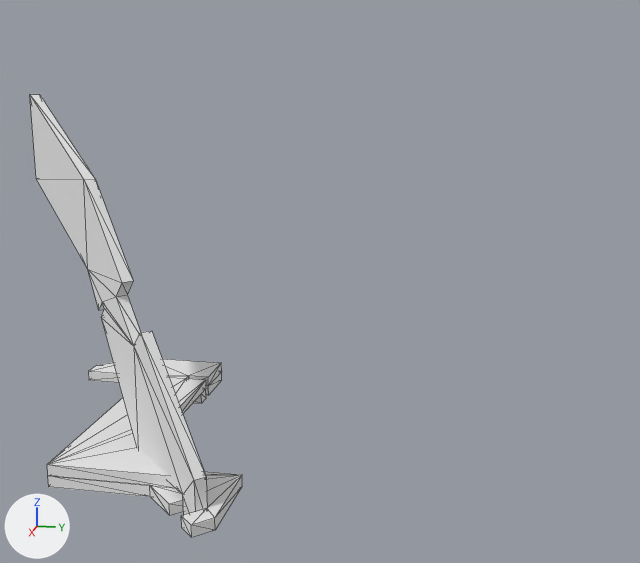
An edit to the OBJ model drake/examples/HAMR-URDF/meshes/RLL4.obj, drawn before and after from the same camera.
One viewpoint serves both versions: a 50 mm lens placed at (0.01971, 0.00917, 0.00768), pointed at (0.00248, 0.00572, 0.00337). Arrows for +X, +Y and +Z are at lower left; the lights stay in place. Mesh edges are drawn as thin lines. Where no turn or scale is listed for an object, it has been applied to the vertices. Vertices at the same position are counted once.

Objects in the first picture: 'RLL4'.
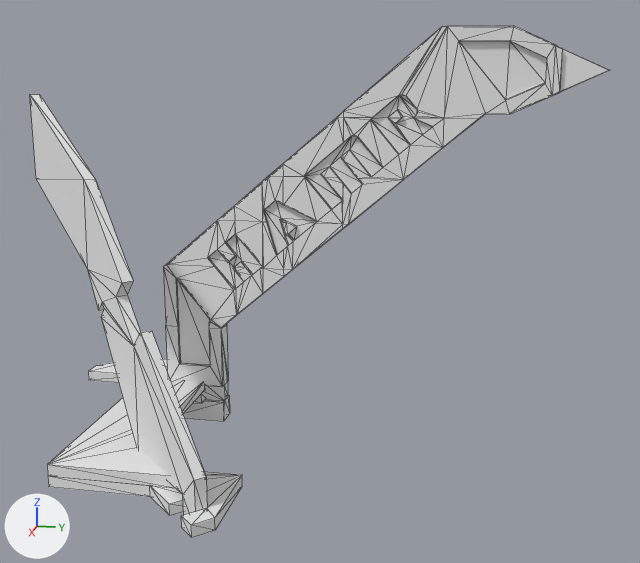
Changed parts and their boxes [x1, y1, x2, y2] in the pictures (640 x 563 px; the box of a moved part takes in the faces that stretch with it):
'RLL4', reshaped (173% wider, 15% taller): before [30, 94, 242, 538]; after [30, 26, 611, 538]
part 1 of me_rll4, added: after [163, 26, 611, 421]
part 2 of me_rll4, moved or reshaped: before [182, 380, 206, 413]; after [182, 384, 205, 413]

What the commit changed:
me_rll4 is used by ob_rll4; location (0.0, 0.0, 0.0).
me_rll4 had 101 vertices, 188 faces and spanned x -0.0013..0.00642, y -0.00173..0.00455, z -0.00049..0.00698.
me_rll4 now has 518 vertices, 1018 faces and spans x -0.0013..0.00642, y -0.00173..0.01135, z -0.00086..0.00844.
me_rll4 part 1: a new loose piece of 417 vertices spanning x -0.0003..0.00018, y 0.00145..0.01135, z -0.00086..0.00844, in mat_defaultmaterial (white #e7e7e7).
Part 2, on me_rll4:
9 faces are deleted.
9 new faces join them.
